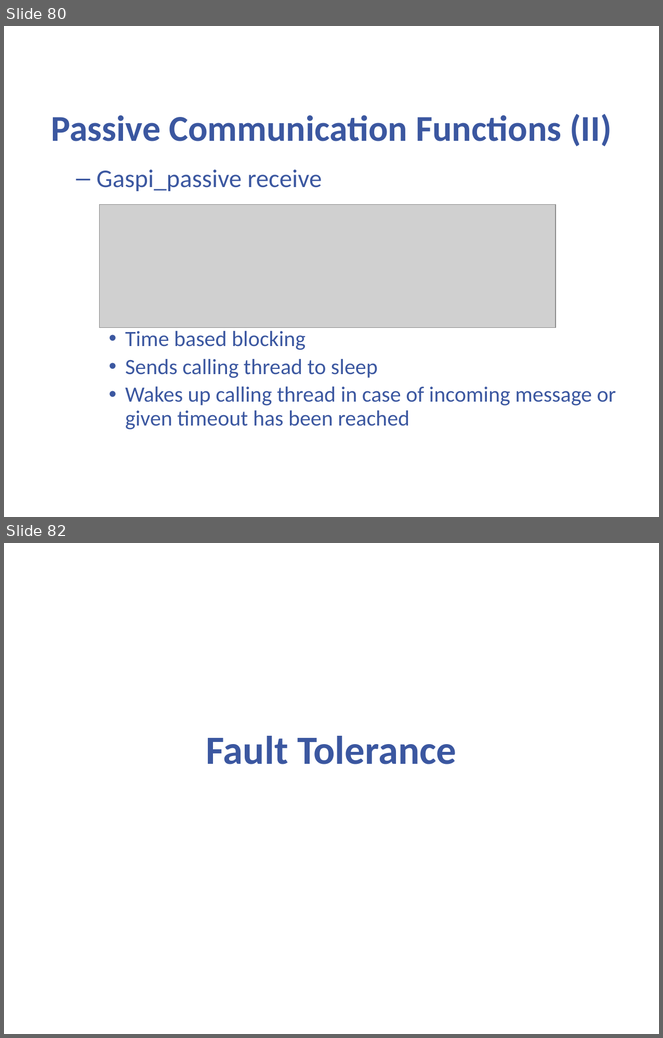
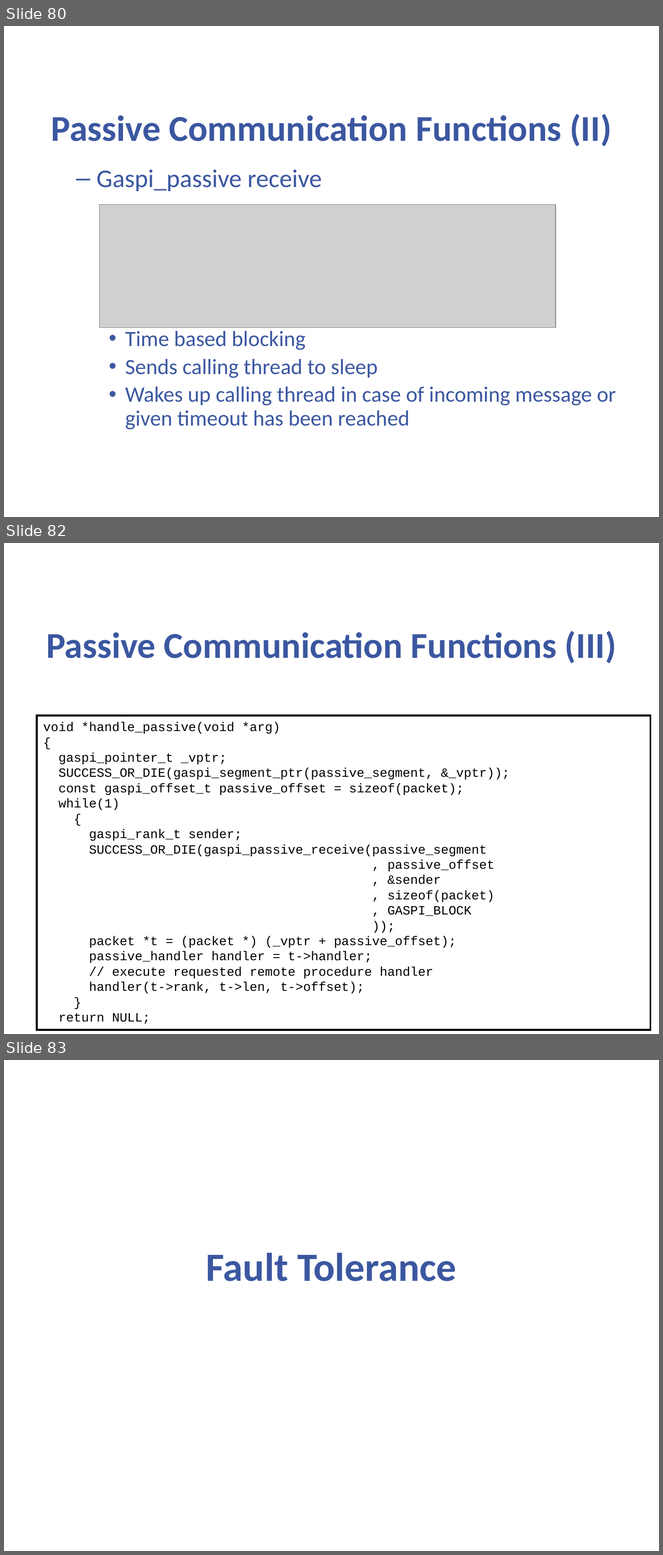
Before and after one commit to cc-hpc-itwm/GPI-2, a slide deck: tutorial/slides/gaspi_tutorial.pptx. Shown one above the other, each under a label of ours: slides 80 and 82 before the commit, slides 80, 82 and 83 after it; the slides between them are not shown. The pictures are 663x1038 and 663x1555 pixels, drawn with LibreOffice and Linux fonts; fonts in the diff are those of the drawing; grey boxes stand for pictures; background and template pictures are left out. Boxes give left, top, right and bottom in pixels: in the first picture for what was removed or moved away, otherwise in the second. Text is boxed around its words. In the diff, an @@ line names an element or a change of style, - is before the commit and + after.

```diff
--- a/tutorial/slides/gaspi_tutorial.pptx
+++ b/tutorial/slides/gaspi_tutorial.pptx
@@ slide 82 added at [4, 543, 659, 1034], background #FFFFFF @@
@@ title added at [46, 631, 617, 664], 40 pt, text #3B57A0, bold @@
+Passive Communication Functions (III)
@@ rectangle added at [37, 716, 651, 1030], fill #FFFFFF, outline #000000 2 pt, 14 pt, text #000000 @@
+void *handle_passive(void *arg)
+{
+gaspi_pointer_t _vptr;
+SUCCESS_OR_DIE(gaspi_segment_ptr(passive_segment, &_vptr));
+const gaspi_offset_t passive_offset = sizeof(packet);
+while(1)
+{
+gaspi_rank_t sender;
+SUCCESS_OR_DIE(gaspi_passive_receive(passive_segment
+, passive_offset
+, &sender
+, sizeof(packet)
+, GASPI_BLOCK
+));
+packet *t = (packet *) (_vptr + passive_offset);
+passive_handler handler = t->handler;
+// execute requested remote procedure handler
+handler(t->rank, t->len, t->offset);
+}
+return NULL;
@@ what was slide 82 is now slide 83 @@
```
Also in this commit, not shown: 2 slides changed, 1 other file.
